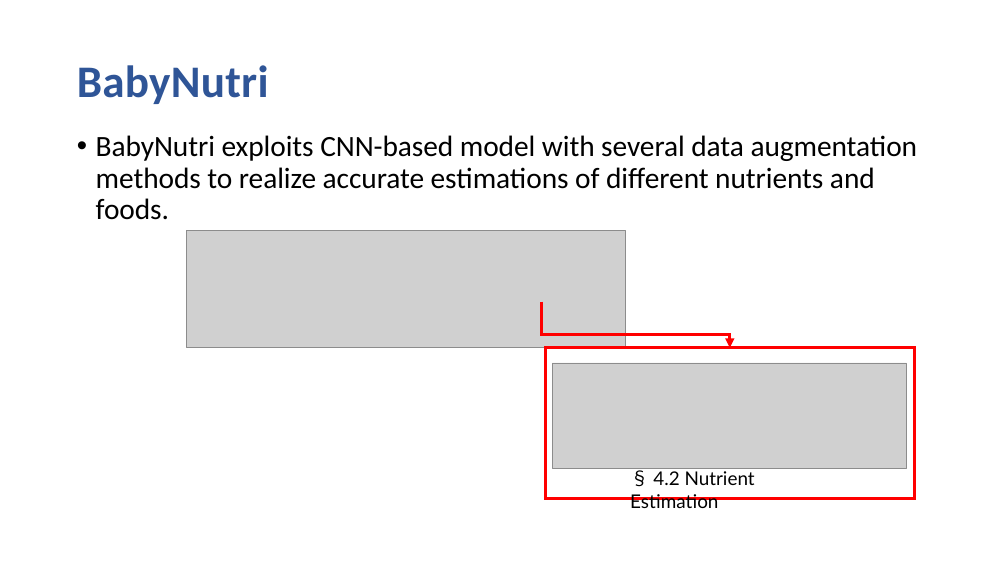
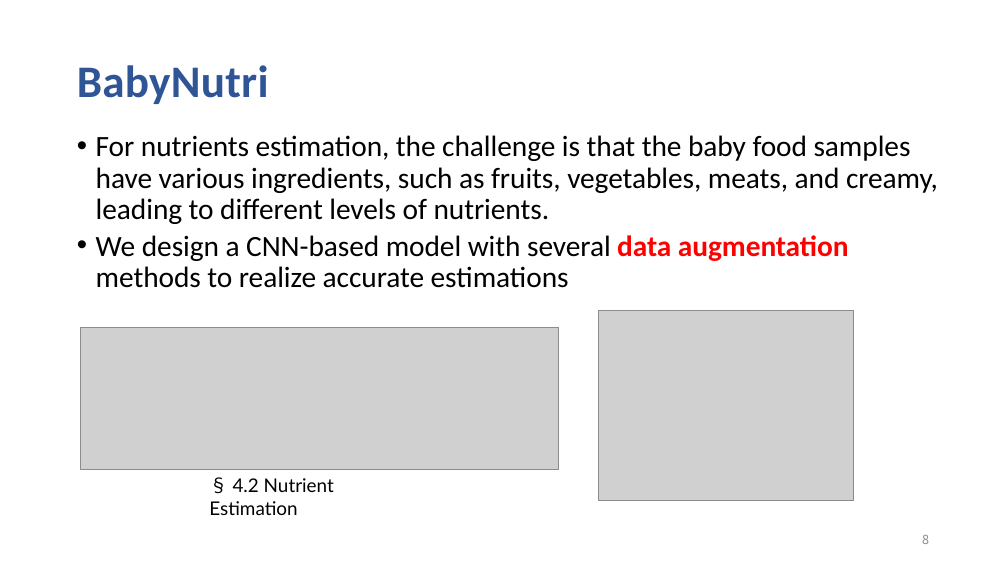
Before and after one commit to hyanhu/hyanhu.github.io, a slide deck: slide 8 of files/BabyNutri.pptx (slide 6 before the commit). Drawn at 1008x567 pixels with LibreOffice and Linux fonts; fonts in the diff are those of the drawing; grey boxes stand for pictures. Boxes give left, top, right and bottom in pixels: in the first picture for what was removed or moved away, otherwise in the second. Text is boxed around its words. In the diff, an @@ line names an element or a change of style, - is before the commit and + after.

```diff
--- a/files/BabyNutri.pptx
+++ b/files/BabyNutri.pptx
@@ text at box(96, 135, 938, 288): text changed @@
-• BabyNutri exploits CNN-based model with several data augmentation methods to realize accurate estimations of different nutrients and foods.
+• For nutrients estimation, the challenge is that the baby food samples have various ingredients, such as fruits, vegetables, meats, and creamy, leading to different levels of nutrients.
+• We design a CNN-based model with several data augmentation methods to realize accurate estimations
@@ picture removed at box(187, 231, 626, 348) @@
@@ picture: place and size @@
-picture at box(553, 363, 907, 468)
+picture at box(81, 327, 559, 470)
@@ elbow arrow removed from (541, 302) to (730, 348) @@
@@ picture added at box(599, 311, 854, 501) @@
@@ rectangle removed at box(546, 348, 915, 498) @@
@@ text "§ 4.2 Nutrient Estimation": place and size @@
-text "§ 4.2 Nutrient Estimation" at box(630, 471, 755, 508)
+text "§ 4.2 Nutrient Estimation" at box(209, 478, 334, 515)
@@ page number added at box(922, 535, 929, 544), 12 pt, text #8C8C8C @@
+8
```
Also in this commit, not shown: 5 other slides changed, 7 slides added, 1 slide removed, 1 other file.
